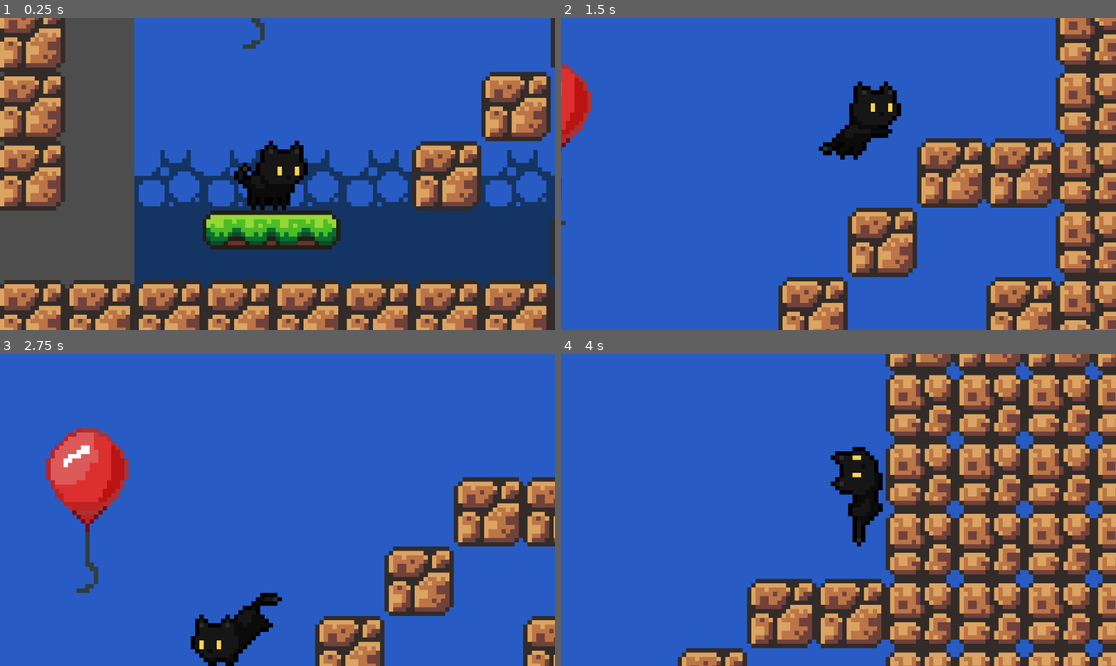
Above: before the commit, frames 1-4 (two rows, left to right).
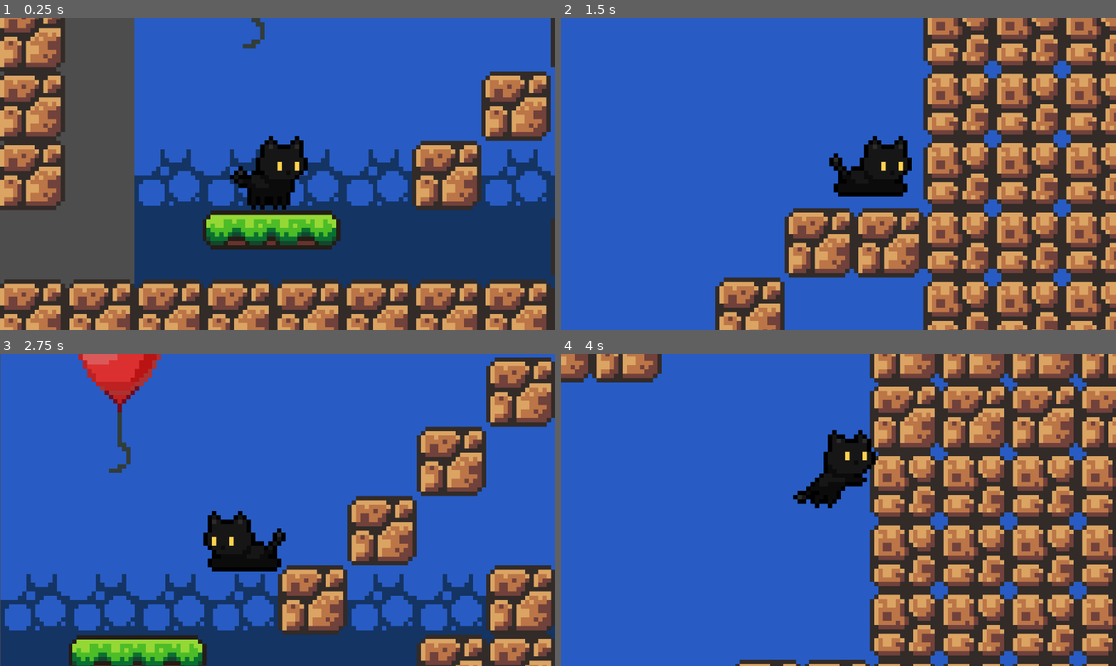
Above: after the commit, the same moments.

Repository: madgustoo/catja
Game: Godot game, scene res://main.tscn
Two runs of this game, one before a commit and one after it. Both use one fixed random seed, a clock stepped at 60 frames per second and the inputs below.
Inputs:
- Up to frame 1 (0.25 s): no input
- Up to frame 2 (1.5 s): hold Right (move_right) from 0.53 s (still down); tap Space (jump) at 0.6, 0.77, 1.07, 1.35 s
- Up to frame 3 (2.75 s): tap Space (jump) at 1.52, 1.82, 2.1 s; release Right (move_right) at 2.03 s; hold Left (move_left) from 2.03 s (still down)
- Up to frame 4 (4 s): release Left (move_left) at 2.78 s; hold Right (move_right) from 2.78 s (still down); tap Space (jump) at 2.85, 3.02, 3.32, 3.6, 3.77 s

The runs differ from the first frame. In frame 1, 3.0% of the frame differs, in the area x 0-100%, y 0-100%; in frame 2, 40%; in frame 3, 43%; in frame 4, 47%.

Commit message:
Jump using math

Diff:
--- a/scripts/player.gd
+++ b/scripts/player.gd
@@ -6,6 +6,14 @@
 @onready var camera: Camera2D = $Camera2D
 @onready var collision_shape: CollisionShape2D = $CollisionShape2D
 
+@export var jump_height: float = 100.0
+@export var jump_time_to_peak: float = 0.55
+@export var jump_time_to_descend: float = 0.3
+
+@onready var jump_velocity: float = ((2.0 * jump_height) / jump_time_to_peak) * -1.0
+@onready var jump_gravity: float = ((-2.0 * jump_height) / (jump_time_to_peak * jump_time_to_peak)) * -1.0
+@onready var fall_gravity: float = ((-2.0 * jump_height) / (jump_time_to_descend * jump_time_to_descend)) * -1.0
+
 @export_range(0, 1) var acceleration = 1
 @export_range(0, 1) var deceleration = 1
 @export_range(0, 1) var decelerate_on_jump_release = 0.5
@@ -13,7 +21,6 @@
 enum State {
 	NORMAL,
 	JUMPING,
-	FALL,
 	SNEAK,
 	WALL_CLIMB,
 	WALL_SLIDE
@@ -38,17 +45,19 @@
 var wall_direction = 0
 var elapsed_time = 0.0
 
+func _get_gravity():
+	return jump_gravity if velocity.y < 0 else fall_gravity
+
 func bounce(force: Vector2):
 	velocity = force
 
 func _physics_process(delta: float) -> void:
 	if not is_on_floor():
 		if velocity.y < 0:
-			# Apply down gravity
-			velocity += get_gravity() * delta
+			velocity.y += jump_gravity * delta
 		else:
-			# Make falling faster and caps at MAX_FALL_SPEED
-			velocity.y += FALL_GRAVITY * delta
+			# Make falling faster and cap it at MAX_FALL_SPEED
+			velocity.y += fall_gravity * delta
 			if velocity.y > MAX_FALL_SPEED:
 				velocity.y = MAX_FALL_SPEED
 
